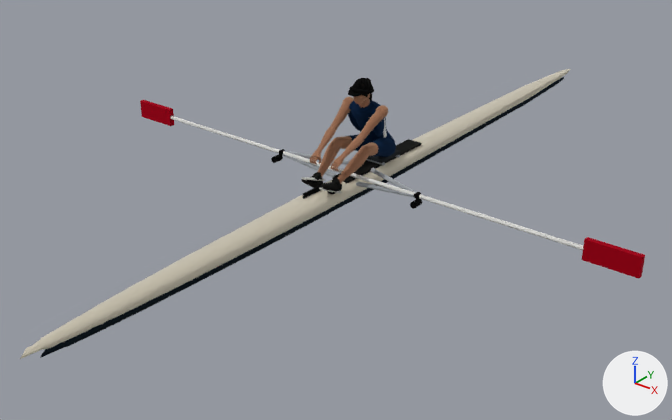
An edit to the glTF model public/assets/boat/scull-female.glb, drawn before and after from the same camera.
Before and after are seen from a camera (50 mm lens) standing at (4.78, -6.62, 3.54) and looking at (-0.12, -0.5, -0.26). Arrows for +X, +Y and +Z are at lower right; the lights stay in place. The older version comes first. Where no turn or scale is listed for an object, it has been applied to the vertices.

Script lines for the objects in view, before the commit:
```python
ob_leftgate = bpy.data.objects.new('LeftGate', me_leftgate)
ob_leftgate.location = (-0.8, -0.55, 0.1)
ob_leftoar = bpy.data.objects.new('LeftOar', None)
ob_leftoar.parent = ob_scull
ob_leftoar.location = (-0.8, -0.5, 0.15)
ob_leftoar_blade = bpy.data.objects.new('LeftOar_Blade', me_leftoar_blade)
ob_leftoar_blade.parent = ob_leftoar
ob_leftoar_blade.location = (-1.75, 0.0, 0.0)
ob_leftoar_blade.scale = (0.23, 0.23, 0.23)
ob_leftrig_stay1 = bpy.data.objects.new('LeftRig_Stay1', me_leftrig_stay1)
ob_leftrig_stay1.parent = ob_leftrigger
ob_leftrig_stay1.location = (-0.465, -0.5, 0.115)
ob_leftrig_stay1.scale = (0.337, 0.337, 0.337)
ob_leftrig_stay2 = bpy.data.objects.new('LeftRig_Stay2', me_leftrig_stay2)
ob_leftrig_stay2.parent = ob_leftrigger
ob_leftrig_stay2.location = (-0.465, -0.39, 0.145)
ob_leftrig_stay2.scale = (0.341, 0.341, 0.341)
ob_rightgate = bpy.data.objects.new('RightGate', me_rightgate)
ob_rightgate.location = (0.8, -0.55, 0.1)
ob_rightoar = bpy.data.objects.new('RightOar', None)
ob_rightoar.parent = ob_scull
ob_rightoar.location = (0.8, -0.5, 0.15)
ob_rightrig_stay1 = bpy.data.objects.new('RightRig_Stay1', me_rightrig_stay1)
ob_rightrig_stay1.parent = ob_rightrigger
ob_rightrig_stay1.location = (0.465, -0.5, 0.115)
ob_rightrig_stay1.scale = (0.337, 0.337, 0.337)
ob_rightrig_stay2 = bpy.data.objects.new('RightRig_Stay2', me_rightrig_stay2)
ob_rightrig_stay2.parent = ob_rightrigger
ob_rightrig_stay2.location = (0.465, -0.39, 0.145)
ob_rightrig_stay2.scale = (0.341, 0.341, 0.341)
# also in view: 'RightOar_Blade' at (2.55, -0.5, 0.15); 'Torso_Spine' at (0.0, -0.12, 0.46); 'Cockpit' at (0.0, 0.0, 0.11); 'RightOar_Shaft' at (1.22, -0.5, 0.15); 'LeftOar_Shaft' at (-1.22, -0.5, 0.15)
```
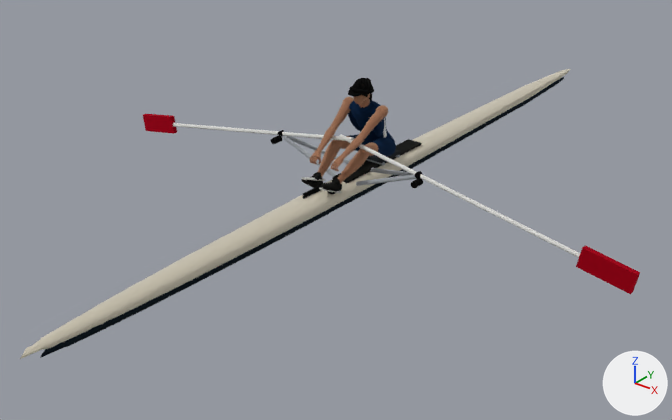
ob_leftoar is not drawn itself; it is the parent of ob_leftoar_shaft, ob_leftoar_blade, ob_leftoar_collar.
ob_rightoar is not drawn itself; it is the parent of ob_rightoar_shaft, ob_rightoar_blade, ob_rightoar_collar.

What the commit changed:
Object 'LeftRig_Stay1' (ob_leftrig_stay1) moves from (-0.465, -0.5, 0.115) to (-0.465, -0.5, 0.21).
Object 'LeftRig_Stay2' (ob_leftrig_stay2) moves from (-0.465, -0.39, 0.145) to (-0.465, -0.39, 0.24).
Object 'LeftGate' (ob_leftgate) moves from (-0.8, -0.55, 0.1) to (-0.8, -0.55, 0.29).
Object 'RightRig_Stay1' (ob_rightrig_stay1) moves from (0.465, -0.5, 0.115) to (0.465, -0.5, 0.21).
Object 'RightRig_Stay2' (ob_rightrig_stay2) moves from (0.465, -0.39, 0.145) to (0.465, -0.39, 0.24).
Object 'RightGate' (ob_rightgate) moves from (0.8, -0.55, 0.1) to (0.8, -0.55, 0.29).
Object 'LeftOar' (ob_leftoar) moves from (-0.8, -0.5, 0.15) to (-0.8, -0.5, 0.34).
Object 'LeftOar' (ob_leftoar) turns from (0, 0, 0) to (0, -10, 0) degrees about x, y and z.
Object 'RightOar' (ob_rightoar) moves from (0.8, -0.5, 0.15) to (0.8, -0.5, 0.34).
Object 'RightOar' (ob_rightoar) turns from (0, 0, 0) to (0, 10, 0) degrees about x, y and z.

What differs and where, as boxes (x1, y1, x2, y2) in the pictures (672 x 420 px):
'RightOar_Blade', moved, turned
    before: (582, 237, 645, 278)
    after: (576, 245, 640, 294)
'RightOar_Shaft', moved, turned
    before: (339, 169, 583, 250)
    after: (339, 134, 580, 258)
'LeftOar_Shaft', moved, turned
    before: (171, 116, 353, 177)
    after: (173, 123, 354, 141)
'LeftOar_Blade', moved, turned
    before: (140, 100, 174, 126)
    after: (143, 114, 177, 134)
'RightRig_Stay1', moved
    before: (356, 182, 414, 197)
    after: (356, 175, 417, 186)
'LeftRig_Stay1', moved
    before: (283, 153, 336, 178)
    after: (280, 135, 336, 177)
'RightRig_Stay2', moved
    before: (371, 168, 417, 193)
    after: (371, 168, 413, 176)
'LeftRig_Stay2', moved
    before: (285, 151, 350, 165)
    after: (287, 136, 350, 164)
'RightGate', moved
    before: (410, 198, 422, 209)
    after: (411, 178, 423, 188)
'LeftGate', moved
    before: (271, 154, 283, 163)
    after: (271, 136, 282, 144)
'RightOar_Collar', moved, turned
    before: (414, 192, 422, 199)
    after: (415, 171, 423, 179)
'LeftOar_Collar', moved, turned
    before: (278, 149, 285, 156)
    after: (278, 130, 284, 137)
